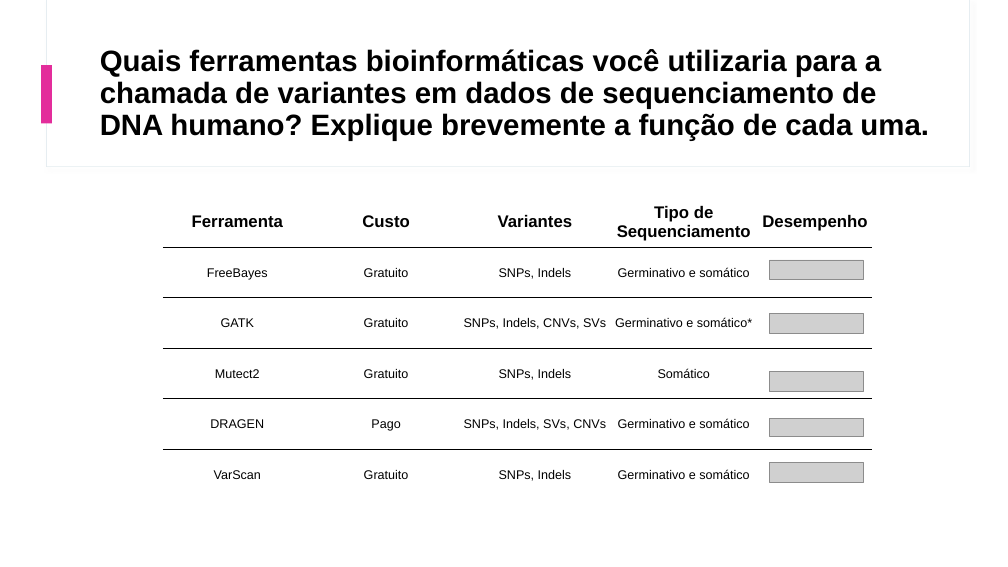
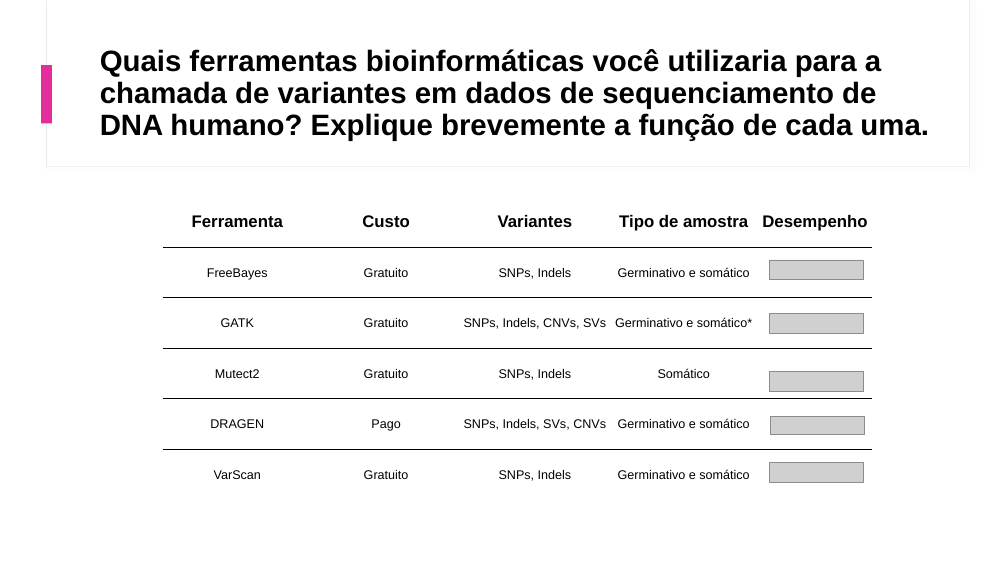
Before and after one commit to Raquelcaldas/bioinfotest, a slide deck: slide 4 of output/apresentacao_raquel.pptx. Drawn at 1008x567 pixels with LibreOffice and Linux fonts; fonts in the diff are those of the drawing; grey boxes stand for pictures. Boxes give left, top, right and bottom in pixels: in the first picture for what was removed or moved away, otherwise in the second. Text is boxed around its words. In the diff, an @@ line names an element or a change of style, - is before the commit and + after.

Commit message:
Adicionando arquivos do teste

```diff
--- a/output/apresentacao_raquel.pptx
+++ b/output/apresentacao_raquel.pptx
@@ table at <box>163,197,873,501</box> @@
-row 1, column 4: Tipo de Sequenciamento
+row 1, column 4: Tipo de amostra
```
